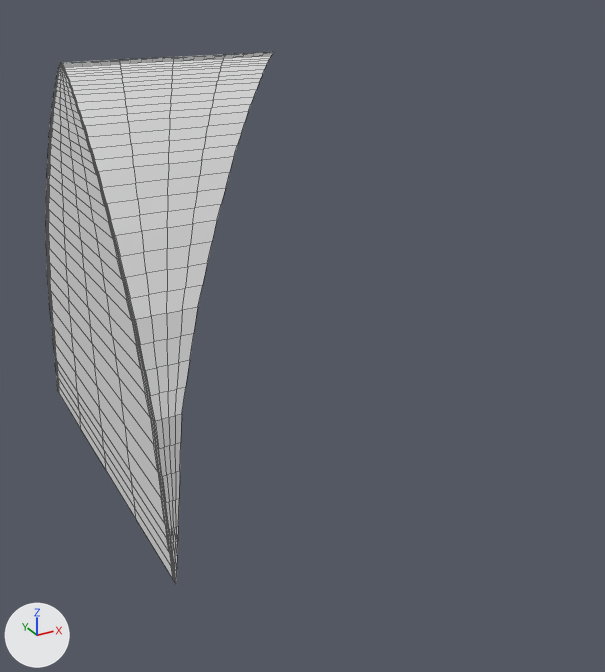
An edit to the Blender file Assets/Meshes/Vault.blend, drawn before and after from the same camera.
Before and after are seen from a 50 mm lens placed at (-7.56, -14.85, 9.45), pointed at (0.17, -0.79, 2.43). Every picture has the same lights, and +X, +Y and +Z are marked at lower left. Mesh edges are drawn as thin lines.

In view in the first picture: 'LOD_A_Vault'.
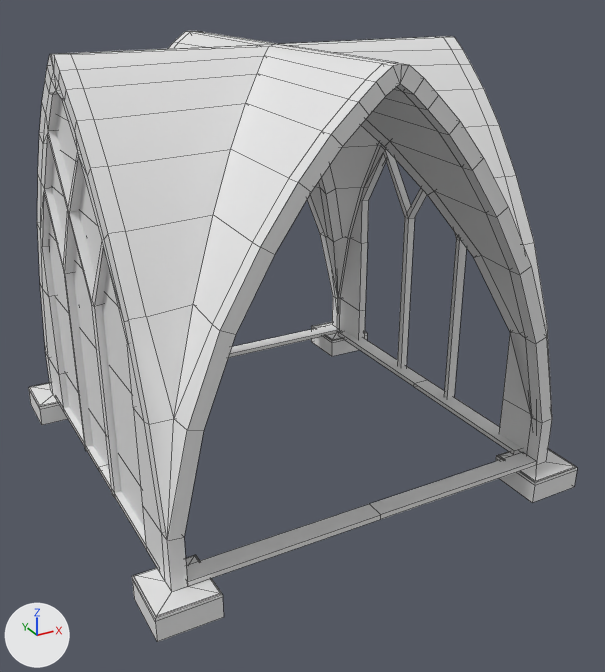
Diff of the bpy script that builds the scene:
```diff
--- a/Assets/Meshes/Vault.blend.py
+++ b/Assets/Meshes/Vault.blend.py
@@ me_mesh_004 @@
+me_mesh_004.from_pydata(...)  # 788 vertices, 896 faces, 20 loose edges; spans x -6.65..2.51, y -2.51..6.65, z -4.57..4.07
@@ ob_lod_a_vault @@
-ob_lod_a_vault = bpy.data.objects.new('LOD_A_Vault', me_lod_a_vault)
+ob_lod_a_vault = bpy.data.objects.new('LOD_A_Vault', me_lod_a_vault_001)
 ob_lod_a_vault.location = (4.0, 4.0, 0.0)
@@ ob_lod_b_vault @@
+ob_lod_b_vault = bpy.data.objects.new('LOD_B_Vault', me_mesh_004)
+ob_lod_b_vault.location = (2.07, 2.07, 4.07)
+ob_lod_b_vault.rotation_euler = (0.0, 0.0, 1.571)  # degrees (0, 0, 90)
```

Pixel boxes [x1, y1, x2, y2] of what changed, in the pictures (605 x 672 px):
'LOD_B_Vault', added: after [28, 31, 577, 642]
'LOD_A_Vault', reshaped: before [46, 52, 274, 583]; after [49, 98, 536, 527]
